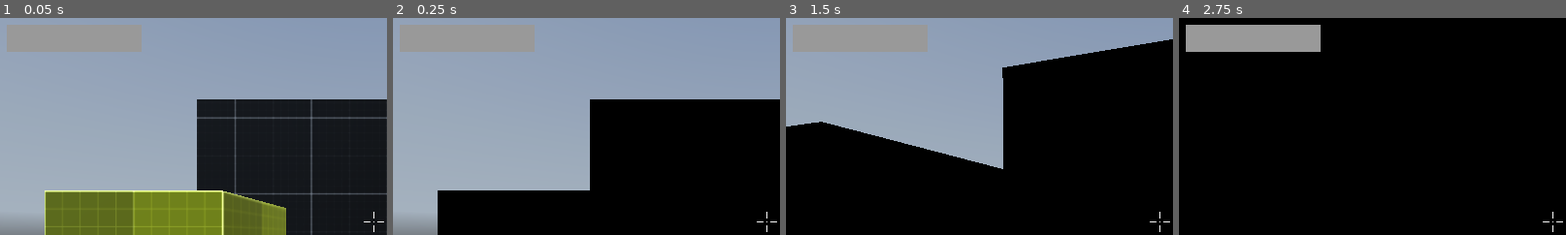
Above: before the commit, frames 1-4 (left to right).
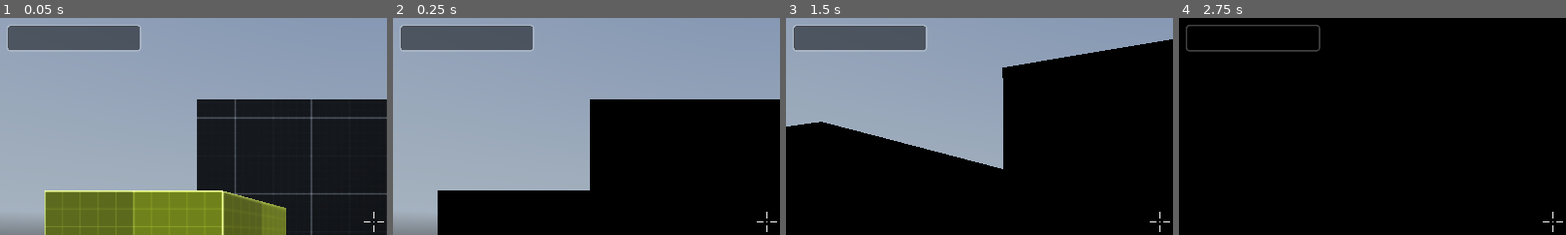
Above: after the commit, the same moments.

Repository: christiannoll/FPSGame
Game: Godot game, scene res://levels/level_001.tscn
The game is run twice, just before and just after one commit, with the same random seed, the same clock (stepped at 60 frames per second) and the same inputs. A sky picture missing from this copy of the repository is replaced by a grey-blue gradient.
Inputs (mouse positions are % of the whole screen's width and height, from its top left):
- Up to frame 1 (0.05 s): no input
- Up to frame 2 (0.25 s): no input
- Up to frame 3 (1.5 s): tap Enter at 0.5 s; move the mouse to (55, 50) at 0.52 s; hold C (crouch) 0.53-1.28 s; hold W (move_forward) from 0.53 s (still down); tap Space (jump) at 0.77 s; move the mouse to (45, 50) at 1.27 s; tap C (crouch) at 1.35 s
- Up to frame 4 (2.75 s): keep holding W (move_forward); tap Space (jump) at 1.52 s; move the mouse to (52, 48) at 2.02 s; hold C (crouch) from 2.03 s (still down)
The pictures show only the part of the screen within x 0-50%, y 0-50%; the shares and areas given below are measured in that part.

The runs differ from the first frame. In frame 1, 4.4% of the frame differs, in the area x 1-37%, y 3-16%; in frame 2, 4.4%; in frame 3, 4.4%; in frame 4, 4.4%.

Commit message:
Finished UI theme

Diff:
--- a/ui/themes/debug.tres
+++ b/ui/themes/debug.tres
@@ -1,6 +1,16 @@
 [gd_resource type="Theme" format=3 uid="uid://bvgrbw3o8xhf7"]
 
 [sub_resource type="StyleBoxFlat" id="StyleBoxFlat_t6fw5"]
+bg_color = Color(0, 0, 0, 0.47843137)
+border_width_left = 2
+border_width_top = 2
+border_width_right = 2
+border_width_bottom = 2
+border_color = Color(1, 1, 1, 0.2627451)
+corner_radius_top_left = 5
+corner_radius_top_right = 5
+corner_radius_bottom_right = 5
+corner_radius_bottom_left = 5
 
 [resource]
 MarginContainer/constants/margin_bottom = 10
